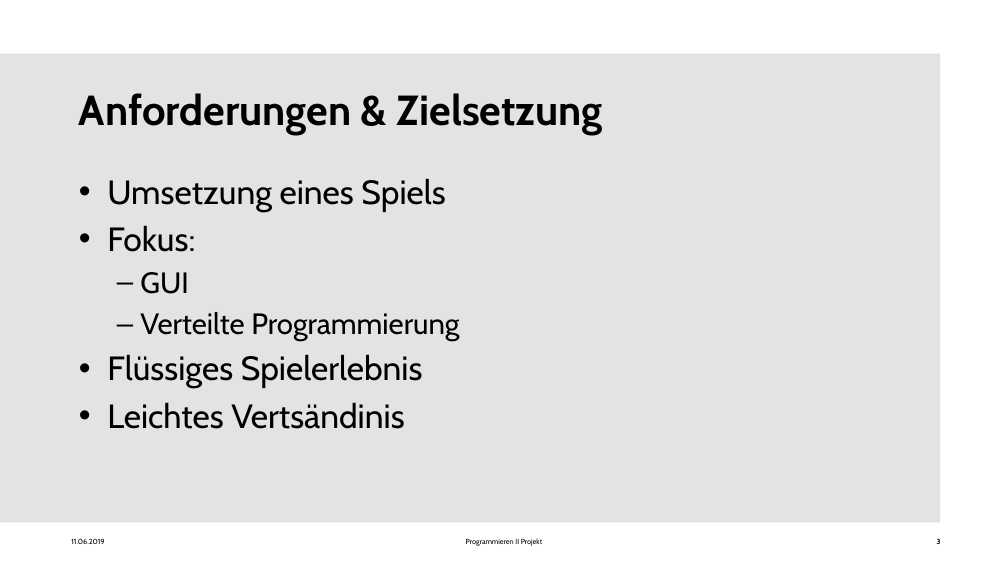
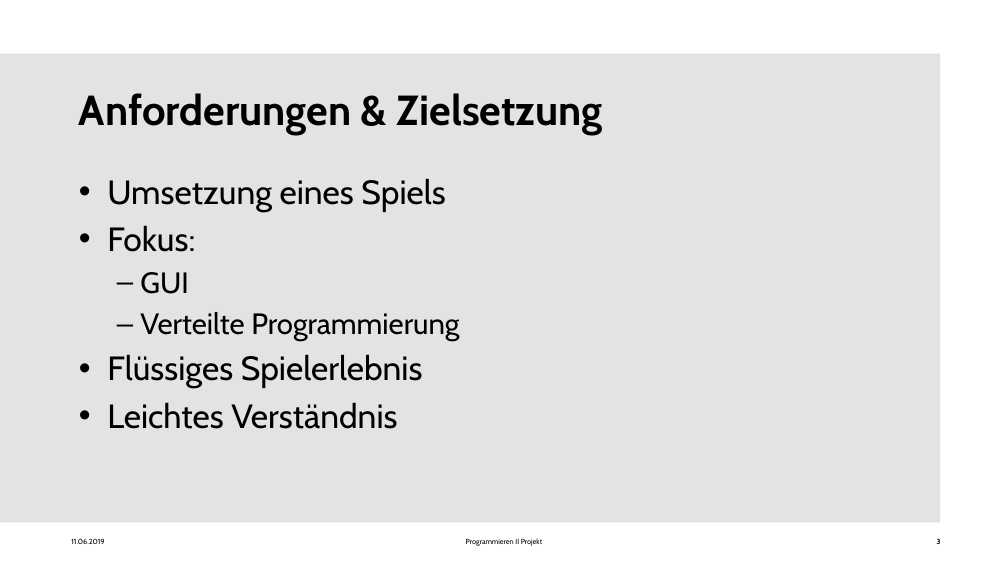
Before and after one commit to Seafyre/snakes-and-ladders, a slide deck: slide 3 of Programmieren II Projekt - Präsi.pptx. Drawn at 1008x567 pixels with LibreOffice and Linux fonts; fonts in the diff are those of the drawing; background and template pictures are left out. Boxes give left, top, right and bottom in pixels: in the first picture for what was removed or moved away, otherwise in the second. Text is boxed around its words. In the diff, an @@ line names an element or a change of style, - is before the commit and + after.

```diff
--- a/Programmieren II Projekt - Präsi.pptx
+++ b/Programmieren II Projekt - Präsi.pptx
@@ text at bbox=[107, 402, 397, 429]: text changed @@
-• Leichtes Vertsändinis
+• Leichtes Verständnis
```
Also in this commit, not shown: 9 other slides changed, 1 slide added.
